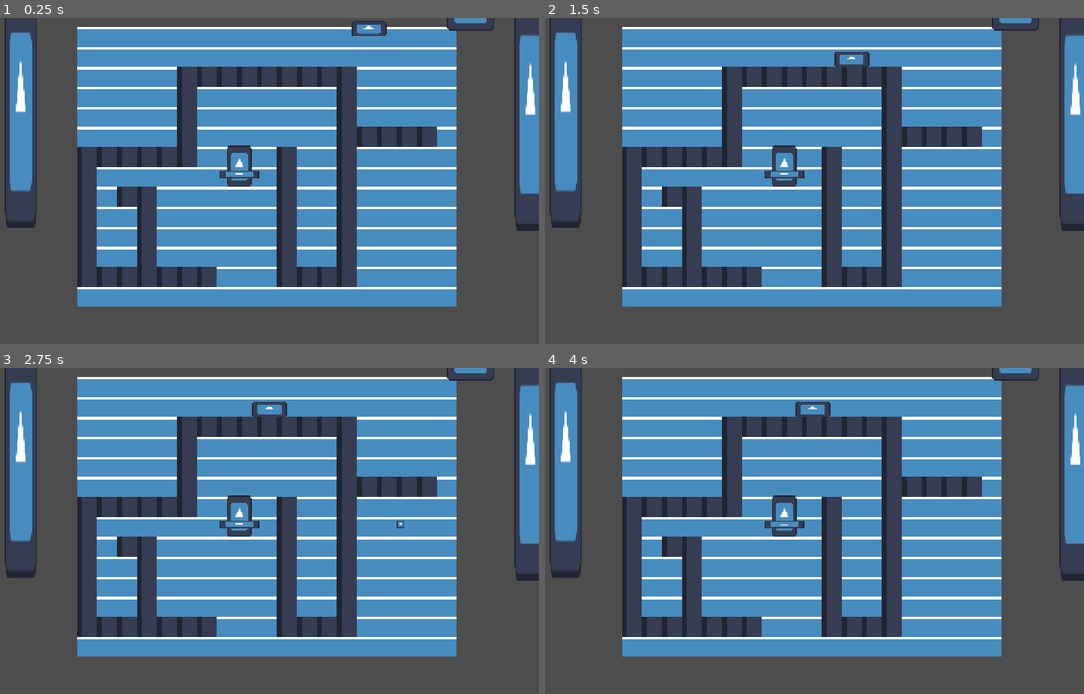
Above: before the commit, frames 1-4 (two rows, left to right).
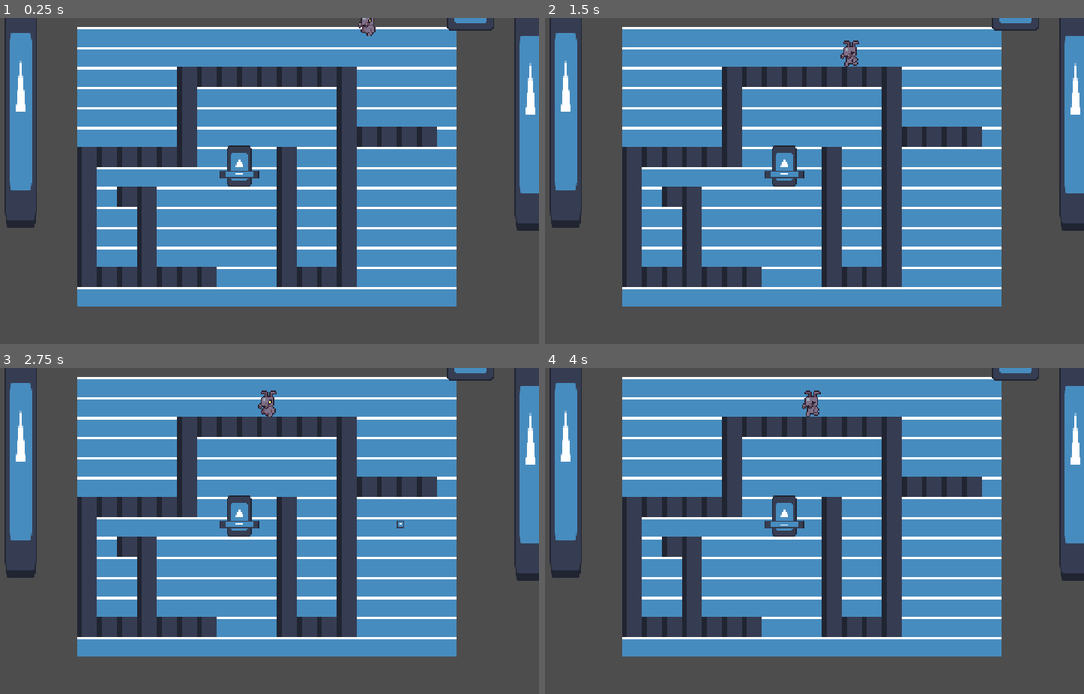
Above: after the commit, the same moments.

Repository: kikis05/SquirrelGame
Game: Godot game, scene res://scenes/main.tscn
Two runs of this game, one before a commit and one after it. Both use one fixed random seed, a clock stepped at 60 frames per second and the inputs below. The engine's default icon, where the game draws it, is replaced by a stand-in: a white triangle on a blue panel in a dark square.
Inputs:
- Up to frame 1 (0.25 s): no input
- Up to frame 2 (1.5 s): hold Right (attack_right) 0.53-1.28 s; hold Down (attack_down) from 1.28 s (still down)
- Up to frame 3 (2.75 s): release Down (attack_down) at 2.03 s; hold Right (attack_right) from 2.03 s (still down)
- Up to frame 4 (4 s): release Right (attack_right) at 2.78 s; hold Up (attack_up) 2.78-3.53 s; hold Left (attack_left) from 3.53 s (still down)

The runs differ from the first frame. In frame 1, 0.4% of the frame differs, in the area x 1-100%, y 0-55%; in frame 2, 0.4%; in frame 3, 0.4%, in the area x 1-100%, y 2-55%; in frame 4, 0.4%.

Commit message:
Updated animations and hitboxes
Resized to fit animations better than the stand-ins before

Diff:
--- a/entities/enemies/ant_enemy/ant_enemy.tscn
+++ b/entities/enemies/ant_enemy/ant_enemy.tscn
@@ -1,7 +1,7 @@
-[gd_scene load_steps=12 format=3 uid="uid://dhsd6cxjrxhtj"]
+[gd_scene load_steps=24 format=3 uid="uid://dhsd6cxjrxhtj"]
 
 [ext_resource type="Script" uid="uid://ny1bt2vvnakm" path="res://entities/enemies/ant_enemy/ant_enemy.gd" id="1_cs3af"]
-[ext_resource type="Texture2D" uid="uid://c3ihirpd8epus" path="res://icon.svg" id="2_7ggom"]
+[ext_resource type="Texture2D" uid="uid://bjaponm0sgvs8" path="res://assets/enemies/ant_anims1.png" id="2_v46lh"]
 [ext_resource type="Script" uid="uid://drc32dbyt45eh" path="res://entities/enemies/states/state_machine.gd" id="3_7ggom"]
 [ext_resource type="Script" uid="uid://8jg436ppnko" path="res://entities/enemies/states/idle_state.gd" id="4_rnb2k"]
 [ext_resource type="Script" uid="uid://7spdl75ena5l" path="res://entities/enemies/states/chase_state.gd" id="5_wcsyl"]
@@ -9,15 +9,112 @@
 [ext_resource type="Script" uid="uid://cji0ts0qst0sl" path="res://entities/enemies/states/attack_state.gd" id="7_m6hkk"]
 [ext_resource type="Script" uid="uid://c7yfvis6uphlt" path="res://entities/enemies/states/death_state.gd" id="8_uerhd"]
 
+[sub_resource type="AtlasTexture" id="AtlasTexture_th8so"]
+atlas = ExtResource("2_v46lh")
+region = Rect2(0, 0, 32, 32)
+
+[sub_resource type="AtlasTexture" id="AtlasTexture_l0j67"]
+atlas = ExtResource("2_v46lh")
+region = Rect2(32, 0, 32, 32)
+
+[sub_resource type="AtlasTexture" id="AtlasTexture_vswb1"]
+atlas = ExtResource("2_v46lh")
+region = Rect2(64, 0, 32, 32)
+
+[sub_resource type="AtlasTexture" id="AtlasTexture_hg2q1"]
+atlas = ExtResource("2_v46lh")
+region = Rect2(0, 32, 32, 32)
+
+[sub_resource type="AtlasTexture" id="AtlasTexture_nq56i"]
+atlas = ExtResource("2_v46lh")
+region = Rect2(32, 32, 32, 32)
+
+[sub_resource type="AtlasTexture" id="AtlasTexture_it3go"]
+atlas = ExtResource("2_v46lh")
+region = Rect2(64, 32, 32, 32)
+
+[sub_resource type="AtlasTexture" id="AtlasTexture_t8cdq"]
+atlas = ExtResource("2_v46lh")
+region = Rect2(96, 32, 32, 32)
+
+[sub_resource type="AtlasTexture" id="AtlasTexture_33y1n"]
+atlas = ExtResource("2_v46lh")
+region = Rect2(0, 64, 32, 32)
+
+[sub_resource type="AtlasTexture" id="AtlasTexture_n2dbg"]
+atlas = ExtResource("2_v46lh")
+region = Rect2(32, 64, 32, 32)
+
+[sub_resource type="AtlasTexture" id="AtlasTexture_cwlau"]
+atlas = ExtResource("2_v46lh")
+region = Rect2(64, 64, 32, 32)
+
+[sub_resource type="AtlasTexture" id="AtlasTexture_8geyk"]
+atlas = ExtResource("2_v46lh")
+region = Rect2(96, 64, 32, 32)
+
+[sub_resource type="SpriteFrames" id="SpriteFrames_wec8x"]
+animations = [{
+"frames": [{
+"duration": 1.0,
+"texture": SubResource("AtlasTexture_th8so")
+}, {
+"duration": 1.0,
+"texture": SubResource("AtlasTexture_l0j67")
+}, {
+"duration": 1.0,
+"texture": SubResource("AtlasTexture_vswb1")
+}],
+"loop": false,
+"name": &"attack",
+"speed": 5.0
+}, {
+"frames": [{
+"duration": 1.0,
+"texture": SubResource("AtlasTexture_hg2q1")
+}, {
+"duration": 1.0,
+"texture": SubResource("AtlasTexture_nq56i")
+}, {
+"duration": 1.0,
+"texture": SubResource("AtlasTexture_it3go")
+}, {
+"duration": 1.0,
+"texture": SubResource("AtlasTexture_t8cdq")
+}],
+"loop": true,
+"name": &"chase",
+"speed": 5.0
+}, {
+"frames": [{
+"duration": 1.0,
+"texture": SubResource("AtlasTexture_33y1n")
+}, {
+"duration": 1.0,
+"texture": SubResource("AtlasTexture_n2dbg")
+}, {
+"duration": 1.0,
+"texture": SubResource("AtlasTexture_cwlau")
+}, {
+"duration": 1.0,
+"texture": SubResource("AtlasTexture_8geyk")
+}],
+"loop": true,
+"name": &"idle",
+"speed": 5.0
+}]
+
 [sub_resource type="CapsuleShape2D" id="CapsuleShape2D_rnb2k"]
 radius = 3.0
-height = 28.0
+height = 14.0
 
-[sub_resource type="RectangleShape2D" id="RectangleShape2D_m6hkk"]
-size = Vector2(16.5, 13.2501)
+[sub_resource type="CapsuleShape2D" id="CapsuleShape2D_uerhd"]
+radius = 6.68748
+height = 20.0
 
 [sub_resource type="CapsuleShape2D" id="CapsuleShape2D_m6hkk"]
-radius = 4.0
+radius = 7.0
+height = 22.0
 
 [node name="Ant Enemy" type="CharacterBody2D"]
 collision_layer = 2
@@ -27,9 +124,12 @@
 script = ExtResource("1_cs3af")
 
 [node name="AnimatedSprite2D" type="AnimatedSprite2D" parent="."]
-visible = false
-position = Vector2(0, -6)
-scale = Vector2(0.21875, 0.09375)
+position = Vector2(0, -16)
+sprite_frames = SubResource("SpriteFrames_wec8x")
+animation = &"attack"
+autoplay = "chase"
+frame = 2
+frame_progress = 1.0
 
 [node name="NavigationAgent2D" type="NavigationAgent2D" parent="."]
 debug_enabled = true
@@ -37,31 +137,22 @@
 [node name="NavTimer" type="Timer" parent="."]
 autostart = true
 
-[node name="Icon" type="Sprite2D" parent="."]
-position = Vector2(0, -6)
-scale = Vector2(0.21875, 0.09375)
-texture = ExtResource("2_7ggom")
-region_enabled = true
-region_rect = Rect2(0, 0, 128, 128)
-
 [node name="WallCollision" type="CollisionShape2D" parent="."]
 position = Vector2(0, -3)
 rotation = 1.5708
 shape = SubResource("CapsuleShape2D_rnb2k")
 
 [node name="AttackBox" type="Area2D" parent="."]
-position = Vector2(-17, -5)
-rotation = 1.5708
+position = Vector2(-7, -8)
 collision_layer = 2
 collision_mask = 4
 
 [node name="AttackCollisionArea" type="CollisionShape2D" parent="AttackBox"]
-shape = SubResource("RectangleShape2D_m6hkk")
+shape = SubResource("CapsuleShape2D_uerhd")
 disabled = true
 
 [node name="HitBox" type="Area2D" parent="."]
-position = Vector2(0, -3)
-rotation = 1.5708
+position = Vector2(0, -11)
 collision_layer = 2
 collision_mask = 6
 
--- a/entities/enemies/base_enemy.gd
+++ b/entities/enemies/base_enemy.gd
@@ -23,10 +23,10 @@
 func apply_damage(_damage: int, _body: Node):
 	pass
 
-func take_damage(damage: int):
+func take_damage(_damage: int):
 	pass
 
-func heal(damage: int):
+func heal(_damage: int):
 	pass
 
 func die():
--- a/entities/enemies/states/stun_state.gd
+++ b/entities/enemies/states/stun_state.gd
@@ -29,7 +29,7 @@
 	timer = null
 	enemy.stunned = false
 
-func physics_update(delta: float):
+func physics_update(_delta: float):
 	if enemy.stunned:
 		enemy.velocity = knockback
 		knockback = lerp(knockback, Vector2.ZERO, 0.1)
--- a/entities/player/player.gd
+++ b/entities/player/player.gd
@@ -11,7 +11,7 @@
 func _ready():
 	pass
 
-func _physics_process(delta):
+func _physics_process(_delta):
 
 	if (Input.is_action_pressed("attack_right")
 	 or Input.is_action_pressed("attack_left")
--- a/project.godot
+++ b/project.godot
@@ -80,5 +80,6 @@
 
 [rendering]
 
+textures/canvas_textures/default_texture_filter=0
 renderer/rendering_method="gl_compatibility"
 renderer/rendering_method.mobile="gl_compatibility"
Binary file added: assets/enemies/ant_anims1.png
Not shown, added: assets/enemies/ant_anims1.png.import
